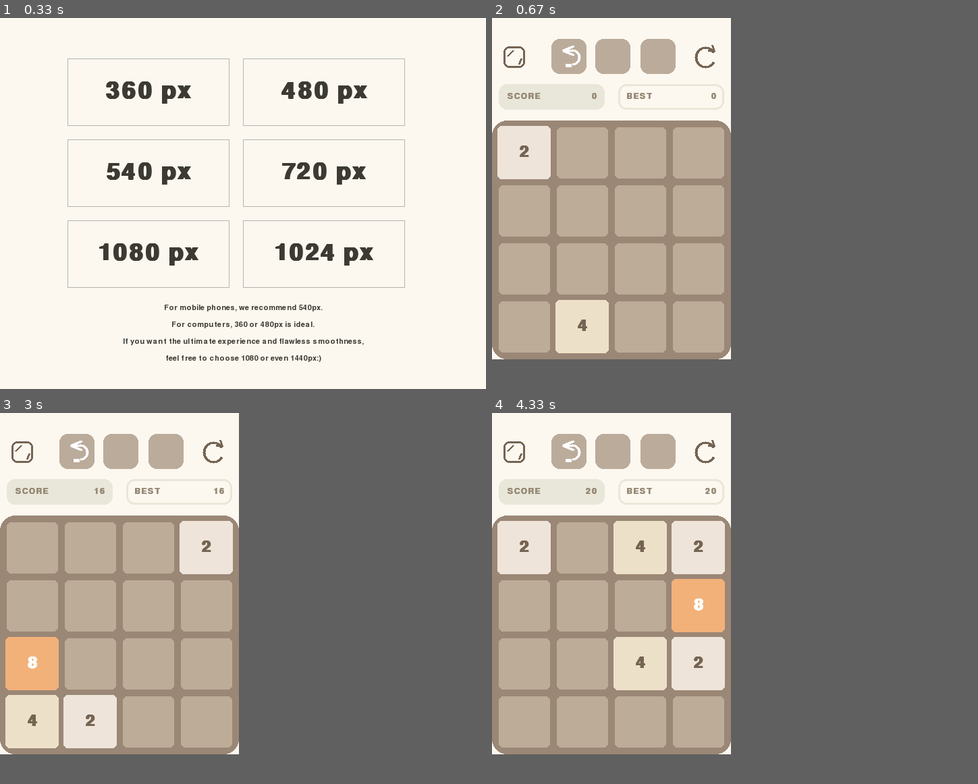
Above: before the commit, frames 1-4 (two rows, left to right).
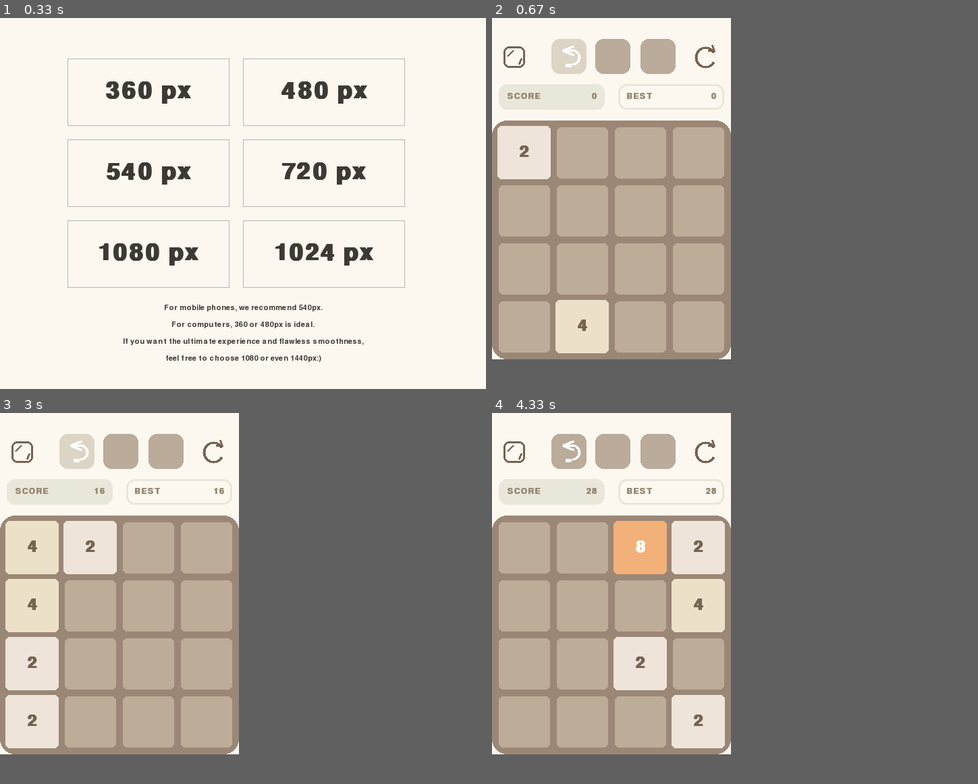
Above: after the commit, the same moments.

Repository: honzhe05/2048-made-with-pygame
Game: pygame game, started from 2048.py
Two runs of this game, one before a commit and one after it. Both use one fixed random seed, a clock stepped at 60 frames per second and the inputs below.
Inputs (mouse positions are in pixels of both pictures, inside the frame that each line leads up to):
- Up to frame 1 (0.33 s): no input
- Up to frame 2 (0.67 s): click "360 px" at 0.38 s
- Up to frame 3 (3 s): hold Right 0.67-1.13 s; hold Up 1.17-1.47 s; hold Right 1.5-1.97 s; hold Left 2-2.53 s; hold Down 2.57-2.87 s; click (77, 450) at 2.95 s, where only the run after the commit has a clickable "<"
- Up to frame 4 (4.33 s): hold Left 3.23-3.63 s; hold Up 3.67-4.03 s; hold Right from 4.07 s (still down)

Frame 1 is identical in both runs. In frame 2, 0.6% of the frame differs, in the area x 12-20%, y 5-16%; in frame 3, 10%, in the area x 1-48%, y 5-91%; in frame 4, 7.9%.

Commit message:
add undo feature

Diff:
--- a/2048.py
+++ b/2048.py
@@ -339,7 +339,7 @@
 
 first_moved = False
 game_over = False
-pending_new_tile = False
+pending_new_tile, undo_touch = False, False
 
 all = pygame.sprite.Group()
 arrow = pygame.sprite.Group()
@@ -433,8 +433,8 @@
 
 
 def moving(step):
-    global first_moved, board_prev
-    first_moved = True
+    global first_moved, board_prev, undo_touch
+    first_moved, undo_touch = True, True
 
     board_prev = [row[:] for row in board]
 
@@ -499,6 +499,33 @@
         return range(row)
 
 
+def redraw_prev():
+    global board, undo_touch
+    board = [row[:] for row in board_prev]
+    undo_touch = False
+
+    all.empty()
+    sprite_map.clear()
+    anim_list.clear()
+    path_dict.clear()
+    empty_positions.clear()
+
+    empty_positions.extend(
+        (x, y) for x in range(row)
+        for y in range(row) if board[x][y] == 0
+    )
+
+    for i in range(row):
+        for j in range(row):
+            if board[i][j] != 0:
+                color = tile_colors.get(
+                    board[i][j], (60, 58, 50)
+                )
+                p1 = Block(color, i, j, board[i][j], False)
+                all.add(p1)
+                sprite_map[(i, j)] = p1
+
+
 # =========== part 2 ===========
 def update_score_label(text, text1, kind):
     text = font.render(text, True, (151, 138, 118))
@@ -527,7 +554,7 @@
 
 
 def update_screen():
-    global best_score
+    global best_score, undo_touch
 
     screen.fill((252, 248, 240))
 
@@ -552,26 +579,37 @@
     undo_rect = pygame.Rect(
         sc_w * 0.25, block / 2.4, r2 + 20, r2 + 20
     )
+
+    if (
+        set(cell for row in board_prev for cell in row) == {0} or
+        not undo_touch
+    ):
+        color = (220, 213, 197)
+        undo_touch = False
+    else:
+        color = (187, 171, 154)
+        undo_touch = True
     pygame.draw.rect(
-        screen, (187, 171, 154), undo_rect,
+        screen, color, undo_rect,
         border_radius=int(screen_size / 30)
     )
     draw_undo_arrow(
         (undo_rect.x + 15, undo_rect.y + 15),
         r2 * 0.8
     )
-    undo_rect = pygame.Rect(
+
+    undo1_rect = pygame.Rect(
         sc_w * 0.434, block / 2.4, r2 + 20, r2 + 20
     )
     pygame.draw.rect(
-        screen, (187, 171, 154), undo_rect,
+        screen, (187, 171, 154), undo1_rect,
         border_radius=int(screen_size / 30)
     )
-    undo_rect = pygame.Rect(
-        sc_w * 0.623, block / 2.4, r2 + 20, r2 + 20
+    undo2_rect = pygame.Rect(
+        sc_w * 0.622, block / 2.4, r2 + 20, r2 + 20
     )
     pygame.draw.rect(
-        screen, (187, 171, 154), undo_rect,
+        screen, (187, 171, 154), undo2_rect,
         border_radius=int(screen_size / 30)
     )
 
@@ -595,9 +633,9 @@
     elif (
         undo_rect.collidepoint(mouse_pos) and
         mouse_click and
-        not game_over
+        not game_over and undo_touch
     ):
-        pass
+        redraw_prev()
 
 
 def restart_game():
@@ -638,6 +676,7 @@
         "save time": time,
         "board_prev": board_prev,
         "board": board,
+        "undo_touch": undo_touch,
         "score": score,
         "best score": best_score,
         "screen_size": screen_size,
@@ -658,7 +697,7 @@
     file = get_save_path()
     global board, score, best_score, screen_size
     global first_moved, move_times, time
-    global board_prev
+    global board_prev, undo_touch
 
     if os.path.exists(file) and os.path.getsize(file) > 0:
         with open(file, "r", encoding="utf-8") as f:
@@ -667,6 +706,7 @@
                 time = data.get("save time", 0)
                 board_prev = data.get("board_prev", 0)
                 board = data.get("board", 0)
+                undo_touch = data.get("undo_touch", 0)
                 score = data.get("score", 0)
                 best_score = data.get("best score", 0)
                 screen_size = data.get("screen_size", 0)
@@ -682,11 +722,12 @@
 def init_game_state():
     global board, score, best_score, screen_size
     global first_moved, move_times, time
-    global board_prev
+    global board_prev, undo_touch
 
     time = "None"
     board_prev = [[0]*row for _ in range(row)]
     board = [[0]*4 for _ in range(4)]
+    undo_touch = False
     score = 0
     best_score = 0
     screen_size = 0
